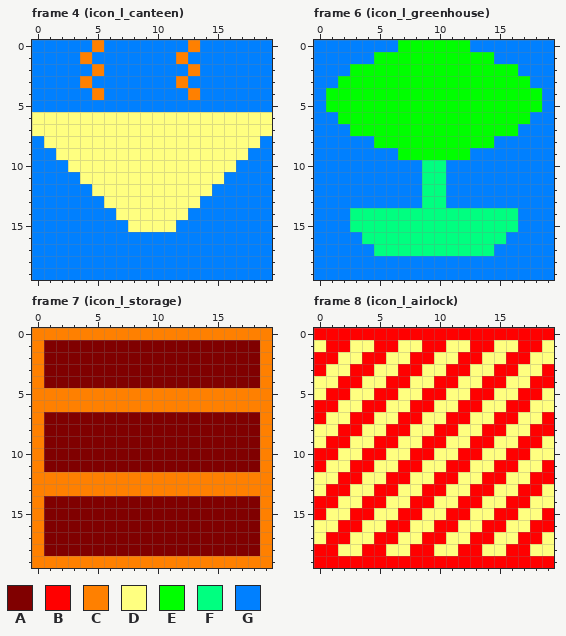
Pixel-art file: assets/aseprite/planetbase_icons_l_cpc_mode0.aseprite. Above is the file before it was changed.
20x20 pixels, 8 frames. Shown: frame 4 (icon_l_canteen), frame 6 (icon_l_greenhouse), frame 7 (icon_l_storage), frame 8 (icon_l_airlock). The commit also changed other frames, which this record leaves out.
Palette (. is transparent): A #800000  B #ff0000  C #ff8000  D #ffff80  E #00ff00  F #00ff80  G #0080ff
After:
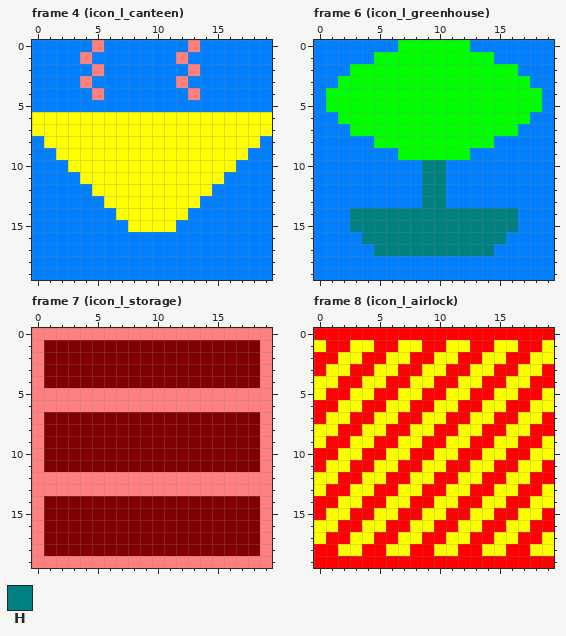
Colours new in this view: H #008080
Diff:
colour C: #ff8000 -> #ff8080
colour D: #ffff80 -> #ffff00
Frame 6 (icon_l_greenhouse):
y 10..13: x 9..10 FF -> HH
y 14..15: x 3..16 FFFFFFFFFFFFFF -> HHHHHHHHHHHHHH
y 16: x 4..15 FFFFFFFFFFFF -> HHHHHHHHHHHH
y 17: x 5..14 FFFFFFFFFF -> HHHHHHHHHH
Pixel boxes of the changes (left, top, right, bottom) in both pictures:
changed: (32, 40, 272, 232)
changed: (350, 160, 518, 256)
changed: (32, 328, 272, 568)
changed: (314, 340, 554, 556)
